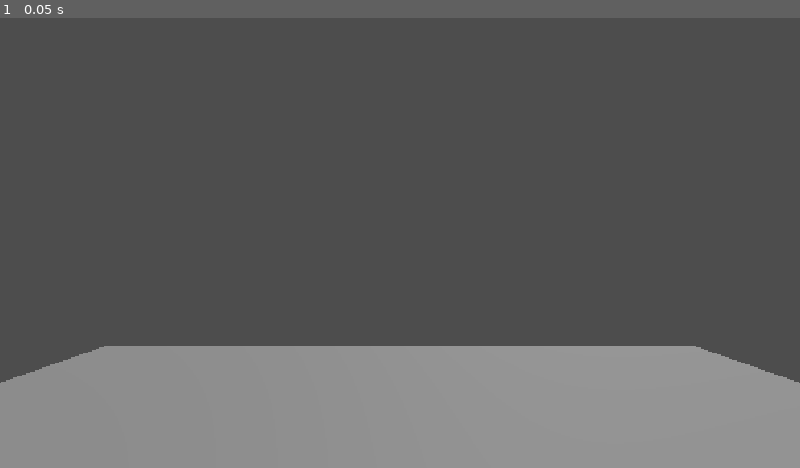
Above: before the commit, frame 1.
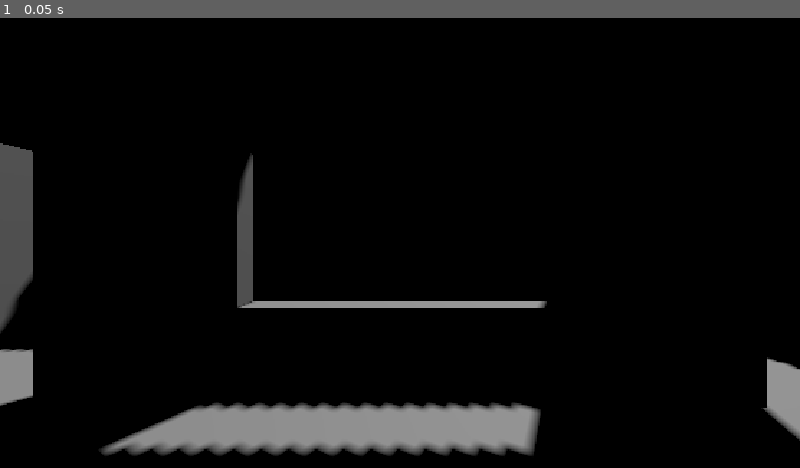
Above: after the commit, the same moment.

Repository: TheWhiteLionGod/FNAFAmalgamation
Game: Godot game, scene res://scenes/Main.tscn
Two runs of this game, one before a commit and one after it. Both use one fixed random seed, a clock stepped at 60 frames per second and the inputs below.
Inputs:
- Up to frame 1 (0.05 s): no input

The runs differ from the first frame. In frame 1, 94% of the frame differs, in the area x 0-100%, y 0-100%.

Commit message:
Started Office Model

Diff:
--- a/scenes/rooms/Office.tscn
+++ b/scenes/rooms/Office.tscn
@@ -3,13 +3,74 @@
 [ext_resource type="PackedScene" uid="uid://dixuejhka0lt6" path="res://scenes/rooms/Room.tscn" id="1_0tn26"]
 
 [sub_resource type="BoxMesh" id="BoxMesh_gf58i"]
-size = Vector3(5, 0.25, 5)
+size = Vector3(9, 0.25, 9)
+
+[sub_resource type="BoxMesh" id="BoxMesh_wdprn"]
+size = Vector3(9, 2.5, 0.25)
 
 [node name="Room" unique_id=1166134141 instance=ExtResource("1_0tn26")]
 
 [node name="Camera3D" parent="." index="0" unique_id=1959156193]
-transform = Transform3D(1, 0, 0, 0, 1, 0, 0, 0, 1, 0, 1, 0)
+transform = Transform3D(1, 0, 0, 0, 1, 0, 0, 0, 1, 0, 1.25, 0)
 current = true
 
 [node name="Floor" type="MeshInstance3D" parent="Mesh" parent_id_path=PackedInt32Array(1420345648) index="0" unique_id=486126984]
 mesh = SubResource("BoxMesh_gf58i")
+
+[node name="Window" type="CSGBox3D" parent="Mesh" parent_id_path=PackedInt32Array(1420345648) index="1" unique_id=1517196810]
+transform = Transform3D(1, 0, 0, 0, 1, 0, 0, 0, 1, 0, 1.375, -2.375)
+size = Vector3(5, 2.5, 0.25)
+
+[node name="Hole" type="CSGBox3D" parent="Mesh/Window" index="0" unique_id=703072462]
+operation = 2
+size = Vector3(2.5, 1.25, 0.25)
+
+[node name="LeftWall" type="CSGBox3D" parent="Mesh" parent_id_path=PackedInt32Array(1420345648) index="2" unique_id=1913035063]
+transform = Transform3D(-4.371139e-08, 0, 1, 0, 1, 0, -1, 0, -4.371139e-08, -2.375, 1.375, 0)
+size = Vector3(5, 2.5, 0.25)
+
+[node name="Hole" type="CSGBox3D" parent="Mesh/LeftWall" index="0" unique_id=449949849]
+transform = Transform3D(1, 0, 0, 0, 1, 0, 0, 0, 1, 1.5, -0.375, 0)
+operation = 2
+size = Vector3(1, 1.75, 0.25)
+
+[node name="RightWall" type="CSGBox3D" parent="Mesh" parent_id_path=PackedInt32Array(1420345648) index="3" unique_id=1216280996]
+transform = Transform3D(-4.371139e-08, 0, 1, 0, 1, 0, -1, 0, -4.371139e-08, 2.375, 1.375, 0)
+size = Vector3(5, 2.5, 0.25)
+
+[node name="Hole" type="CSGBox3D" parent="Mesh/RightWall" index="0" unique_id=1989602006]
+transform = Transform3D(1, 0, 0, 0, 1, 0, 0, 0, 1, 1.5, -0.375, 0)
+operation = 2
+size = Vector3(1, 1.75, 0.25)
+
+[node name="BackWall" type="CSGBox3D" parent="Mesh" parent_id_path=PackedInt32Array(1420345648) index="4" unique_id=1807754731]
+transform = Transform3D(1, 0, 0, 0, 1, 0, 0, 0, 1, 0, 1.375, 2.375)
+size = Vector3(5, 2.5, 0.25)
+
+[node name="Hole" type="CSGBox3D" parent="Mesh/BackWall" index="0" unique_id=412958195]
+operation = 2
+size = Vector3(1.5, 1.5, 0.25)
+
+[node name="Roof" type="CSGBox3D" parent="Mesh" parent_id_path=PackedInt32Array(1420345648) index="5" unique_id=1841053239]
+transform = Transform3D(1, 0, 0, 0, 1, 0, 0, 0, 1, 0, 2.5, 0)
+size = Vector3(5, 0.25, 5)
+
+[node name="CSGBox3D" type="CSGBox3D" parent="Mesh/Roof" index="0" unique_id=1614415130]
+operation = 2
+size = Vector3(1, 0.25, 1)
+
+[node name="Barrier" type="MeshInstance3D" parent="Mesh" parent_id_path=PackedInt32Array(1420345648) index="6" unique_id=1580539056]
+transform = Transform3D(1, 0, 0, 0, 1, 0, 0, 0, 1, 0, 1.375, -4.375)
+mesh = SubResource("BoxMesh_wdprn")
+
+[node name="Barrier2" type="MeshInstance3D" parent="Mesh" parent_id_path=PackedInt32Array(1420345648) index="7" unique_id=303539820]
+transform = Transform3D(1, 0, 0, 0, 1, 0, 0, 0, 1, 0, 1.375, 4.375)
+mesh = SubResource("BoxMesh_wdprn")
+
+[node name="Barrier3" type="MeshInstance3D" parent="Mesh" parent_id_path=PackedInt32Array(1420345648) index="8" unique_id=124074831]
+transform = Transform3D(-4.371139e-08, 0, 1, 0, 1, 0, -1, 0, -4.371139e-08, 4.375, 1.375, 0)
+mesh = SubResource("BoxMesh_wdprn")
+
+[node name="Barrier4" type="MeshInstance3D" parent="Mesh" parent_id_path=PackedInt32Array(1420345648) index="9" unique_id=1246461593]
+transform = Transform3D(-4.371139e-08, 0, 1, 0, 1, 0, -1, 0, -4.371139e-08, -4.375, 1.375, 0)
+mesh = SubResource("BoxMesh_wdprn")
